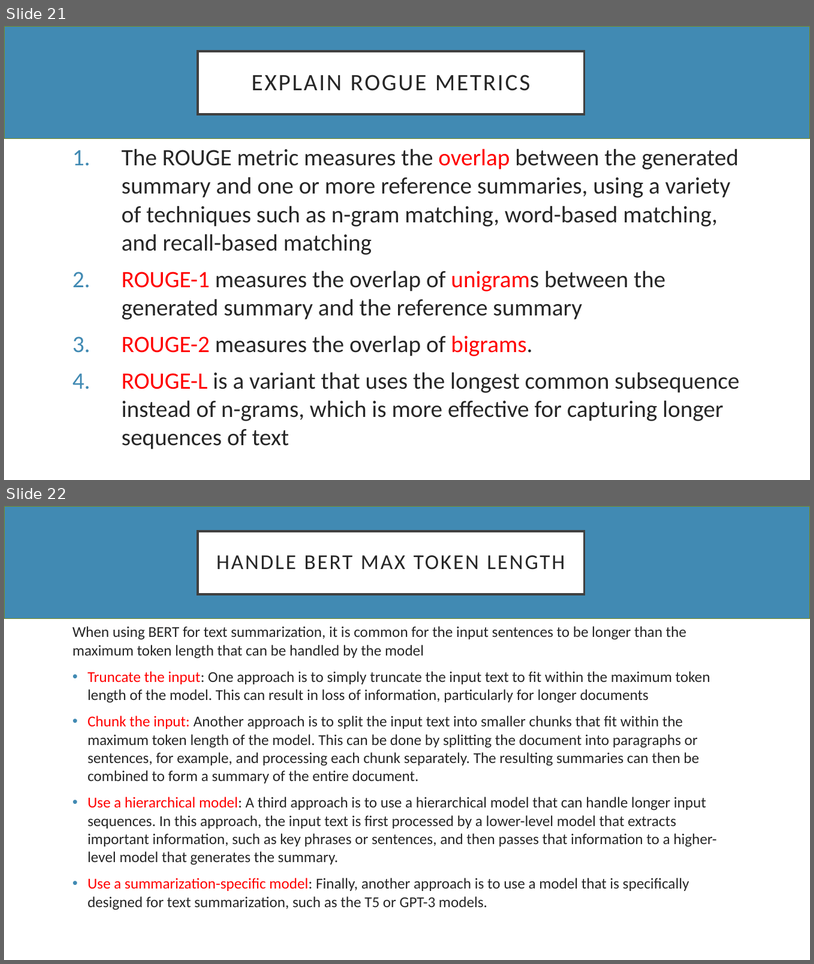
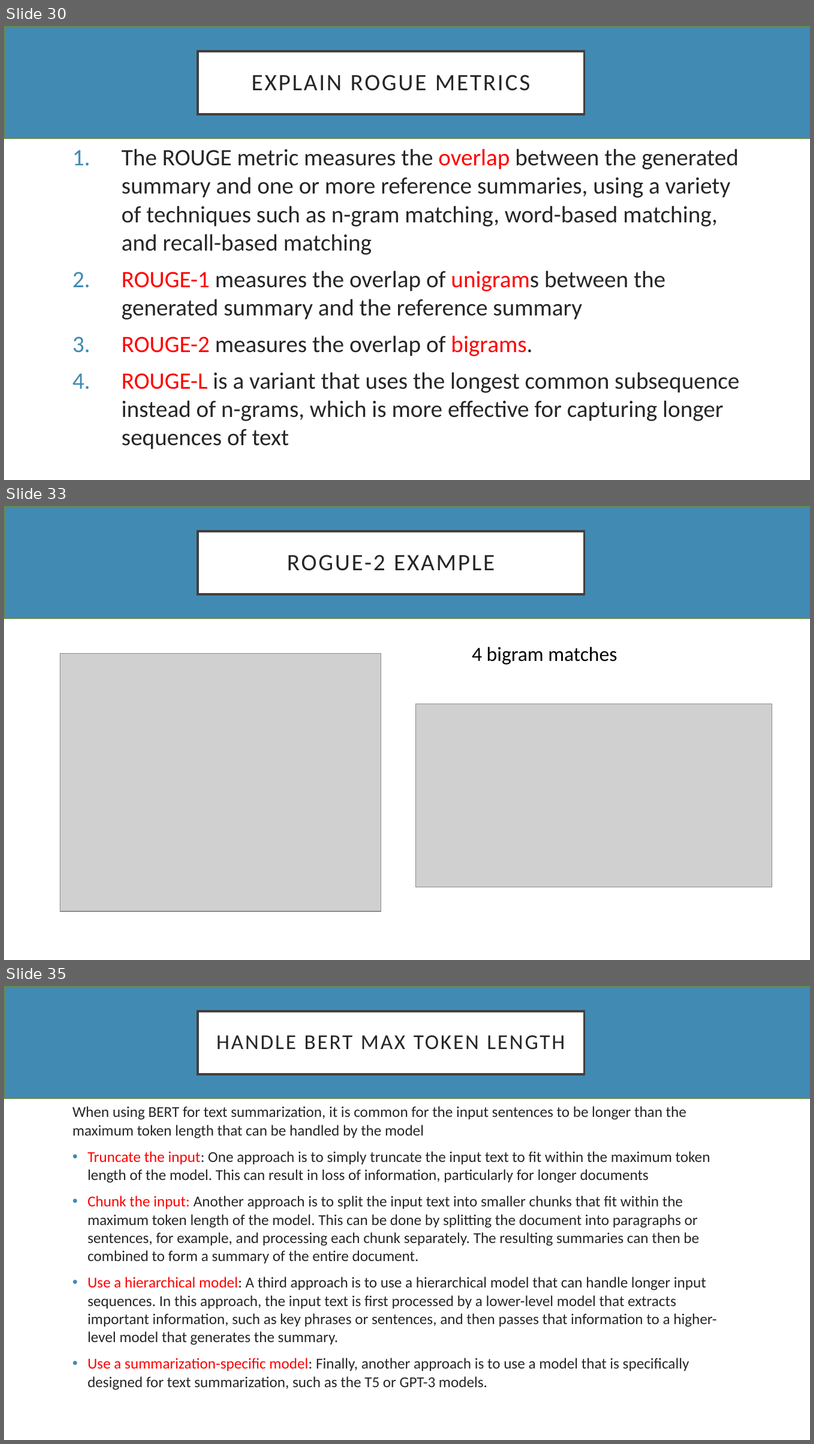
Before and after one commit to ashabilash/machine_learning_and_nlp_workshops, a slide deck: LLM.pptx. Shown one above the other, each under a label of ours: slides 21 and 22 before the commit, slides 30, 33 and 35 after it; the slides between them are not shown. The pictures are 814x964 and 814x1444 pixels, drawn with LibreOffice and Linux fonts; fonts in the diff are those of the drawing; grey boxes stand for pictures. Boxes give left, top, right and bottom in pixels: in the first picture for what was removed or moved away, otherwise in the second. Text is boxed around its words. In the diff, an @@ line names an element or a change of style, - is before the commit and + after.

```diff
--- a/LLM.pptx
+++ b/LLM.pptx
@@ slide 33 added at box(4, 506, 810, 960), background #FFFFFF @@
@@ rectangle added at box(4, 506, 810, 619), fill #418AB3, outline #7B871D 1 pt @@
@@ title added at box(198, 531, 585, 594), fill #FFFFFF, outline #404040 2.5 pt, 28 pt, text #262626 @@
+ROGUE-2 EXAMPLE
@@ text added at box(472, 646, 617, 664), 24 pt, text #000000 @@
+4 bigram matches
@@ picture added at box(60, 654, 381, 912) @@
@@ picture added at box(416, 704, 773, 887) @@
@@ what was slide 21 is now slide 30 @@
@@ what was slide 22 is now slide 35 @@
```
Also in this commit, not shown: 11 other slides added, 1 slide removed.
